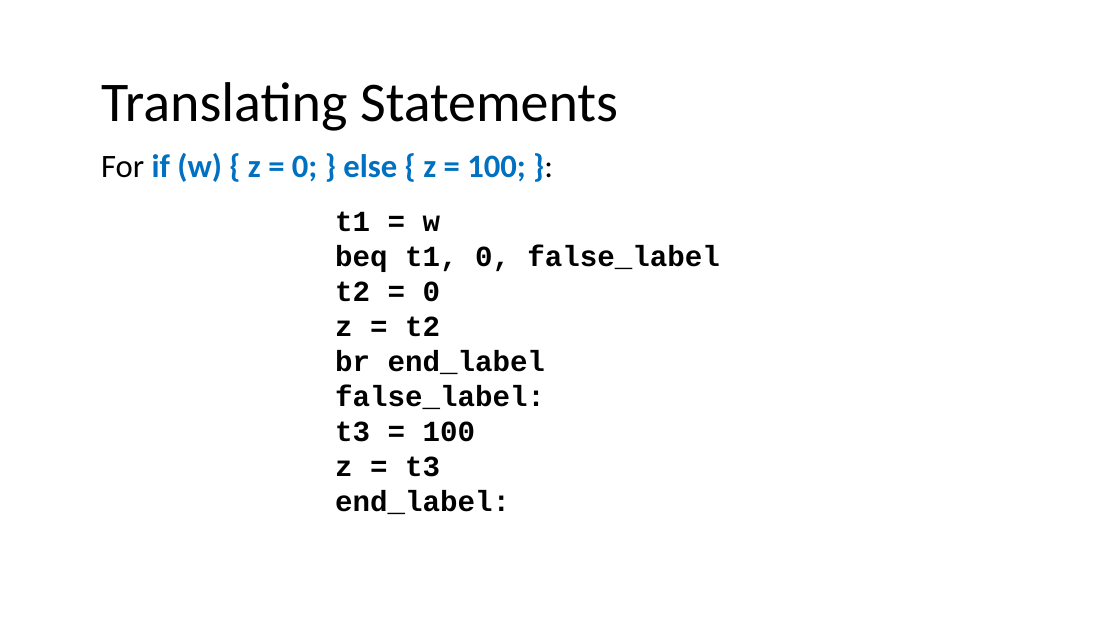
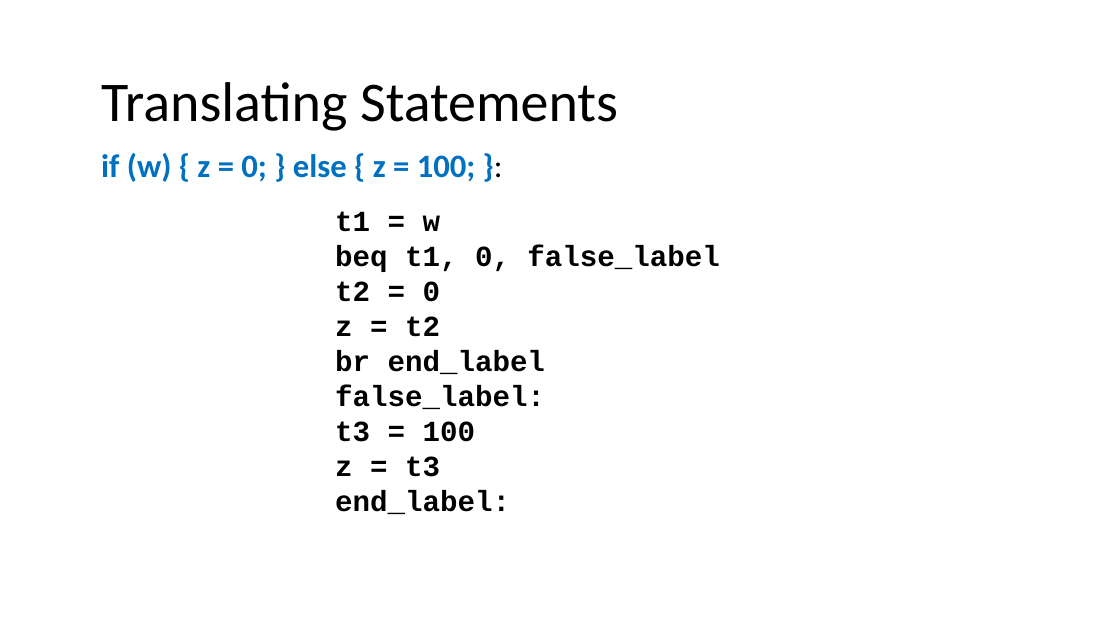
Before and after one commit to nivshani/compilation, a slide deck: slide 41 of slides/IR.pptx. Drawn at 1120x630 pixels with LibreOffice and Linux fonts; fonts in the diff are those of the drawing. Boxes give left, top, right and bottom in pixels: in the first picture for what was removed or moved away, otherwise in the second. Text is boxed around its words. In the diff, an @@ line names an element or a change of style, - is before the commit and + after.

```diff
--- a/slides/IR.pptx
+++ b/slides/IR.pptx
@@ text at [101,153,476,182]: text changed @@
-For if (w) { z = 0; } else { z = 100; }:
+if (w) { z = 0; } else { z = 100; }:
```
Also in this commit, not shown: 21 other slides changed, 1 other file.
